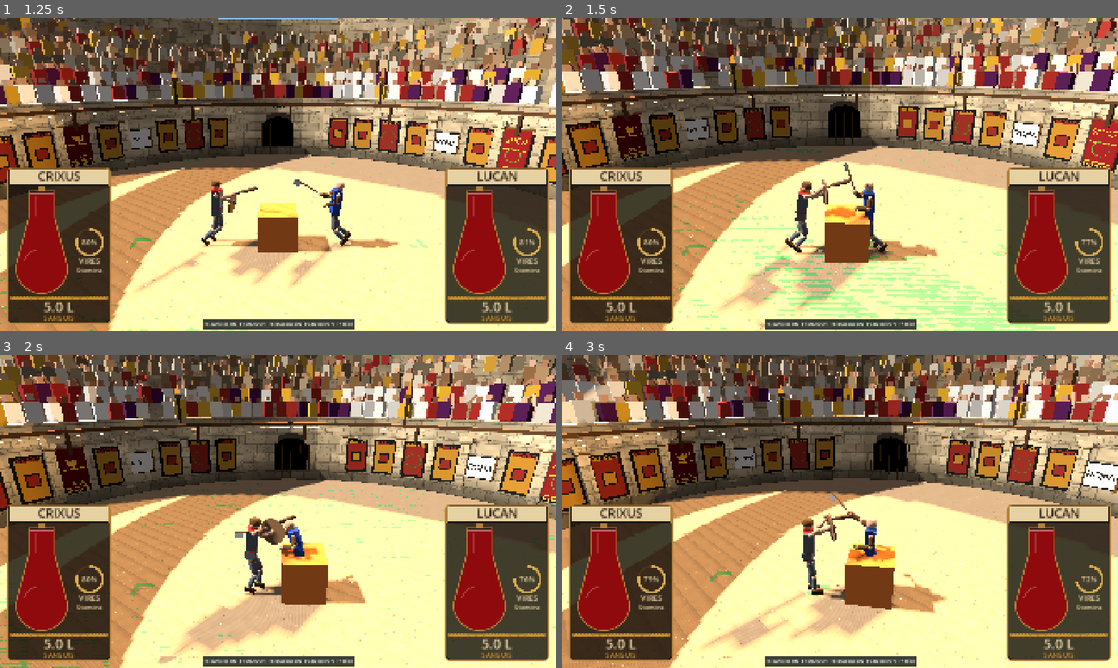
Above: before the commit, frames 1-4 (two rows, left to right).
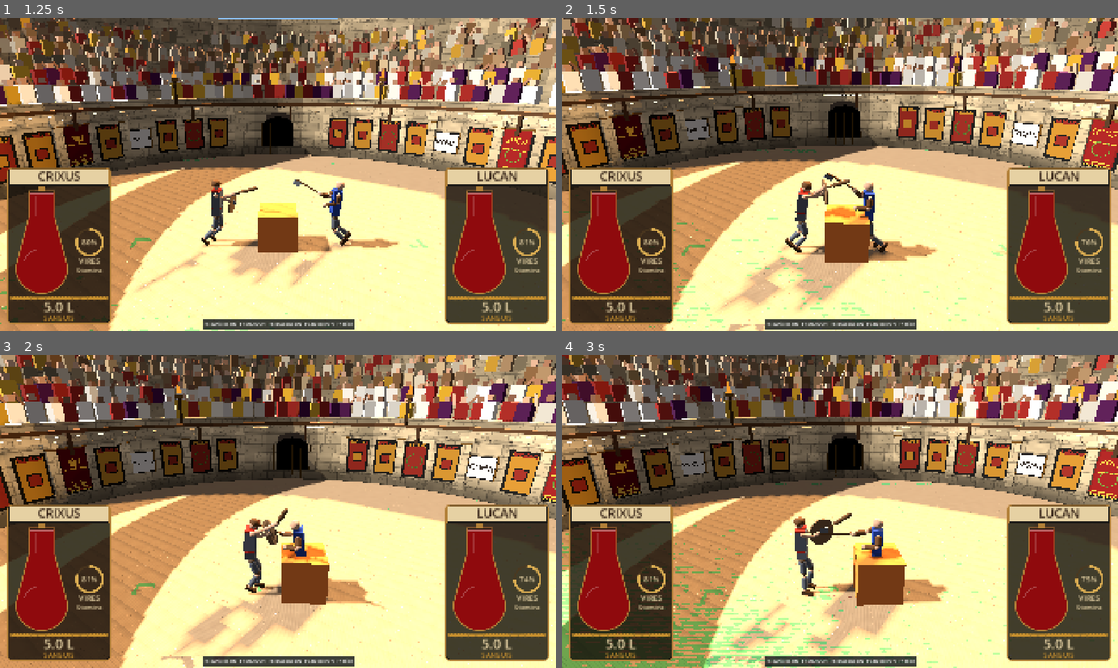
Above: after the commit, the same moments.

Repository: Proximo0/gladiator
Game: Godot game, scene res://game/main.tscn
Two runs of this game, one before a commit and one after it. Both use one fixed random seed, a clock stepped at 60 frames per second and the inputs below.
Inputs (mouse positions are in pixels of both pictures, inside the frame that each line leads up to):
- Up to frame 1 (1.25 s): move the mouse to (400, 158) at 0.52 s; hold D (move_right) from 0.53 s (still down); tap Ctrl (crouch) at 0.6 s; click (400, 158) at 0.67 s
- Up to frame 2 (1.5 s): release D (move_right) at 1.25 s; drag from (728, 190) to (812, 237) at 1.27 s
- Up to frame 3 (2 s): no input
- Up to frame 4 (3 s): move the mouse to (895, 442) at 2.02 s; hold D (move_right) 2.03-2.75 s; tap Q (half_sword) at 2.1 s; drag from (812, 574) to (673, 464) at 2.77 s

Frame 1 is identical in both runs. In frame 2, 4.2% of the frame differs, in the area x 0-100%, y 0-100%; in frame 3, 14%; in frame 4, 44%.

Commit message:
Round 2 damage: disarms from strong blows not routine parries, heavy weapons grip better, helmets come off easier
Co-Authored-By: Claude Opus 5.5 (1M context) <noreply@anthropic.com>
Claude-Session: https://claude.ai/code/session_013R8XaCuSdDMpiKfmDz2iCx

Diff:
--- a/data/armor.json
+++ b/data/armor.json
@@ -13,7 +13,7 @@
 			"pierce_resist": 0.2,
 			"blunt_resist": 0.15,
 			"durability": 60,
-			"strap": 50
+			"strap": 35
 		},
 		{
 			"id": "helm_iron",
@@ -28,7 +28,7 @@
 			"pierce_resist": 0.85,
 			"blunt_resist": 0.4,
 			"durability": 200,
-			"strap": 100
+			"strap": 70
 		},
 		{
 			"id": "cuirass_leather",
--- a/game/debug/tuning.gd
+++ b/game/debug/tuning.gd
@@ -96,6 +96,9 @@
 	["balance_inertia", 3.0, 0.5, 8.0, 0.1, "Stability", "Inertia the upright controller gains assume, kg·m²."],
 	["leg_reaction", 0.25, 0.0, 1.0, 0.05, "Stability", "Share of leg joint reaction put on the pelvis."],
 	["pd_margin", 0.5, 0.1, 1.5, 0.05, "Stability", "Damping-rate margin for explicit PD (below 2 is stable)."],
+	["dmg_disarm_weapon", 0.5, 0.1, 1.5, 0.05, "Damage", "Share of hit momentum delivered as disarm impulse when a hit lands on the held weapon."],
+	["dmg_disarm_fist", 0.6, 0.1, 1.5, 0.05, "Damage", "Extra disarm multiplier when the striker is a fist."],
+	["dmg_disarm_forearm_gain", 1.6, 0.5, 3.0, 0.1, "Damage", "Multiplier on the forearm disarm share, so a hard arm blow can disarm."],
 	["self_hit_min_speed", 6.0, 0.0, 15.0, 0.5, "Damage", "Min speed for a fighter's own weapon to hurt them, m/s."],
 	["self_hit_grace_s", 0.5, 0.0, 3.0, 0.1, "Damage", "No self hits for this long after spawn, while the weapon settles in the hand, s."],
 	["finisher_consc", 0.35, 0.0, 1.0, 0.05, "Damage", "A dazed (consciousness below this) or downed fighter can be finished at any blood level."],
@@ -207,6 +210,9 @@
 var leg_reaction: float
 var pd_margin: float
 var self_hit_min_speed: float
+var dmg_disarm_weapon: float
+var dmg_disarm_fist: float
+var dmg_disarm_forearm_gain: float
 var self_hit_grace_s: float
 var finisher_consc: float
 var hold_freq: float
--- a/game/fighter/fighter.gd
+++ b/game/fighter/fighter.gd
@@ -1165,7 +1165,7 @@
 		var held: Weapon = weapon if h == "r" else (offhand if h == "l" else null)
 		if held != null and held.holder == self:
 			var two: bool = held == weapon and (bool(held.def.get("two_handed", false)) or grip() == "half")
-			if not DamageModel.grip_holds(dis, minf(_hp("forearm_" + h), _hp("upper_arm_" + h)), health.stamina, two, _tun):
+			if not DamageModel.grip_holds(dis, minf(_hp("forearm_" + h), _hp("upper_arm_" + h)), health.stamina, two, _tun, float(held.def.get("mass", 0.0))):
 				_release(held)
 				ev["disarmed"] = true
 	if bool(ev.get("hit_on_weapon", false)):
--- a/game/logic/damage_model.gd
+++ b/game/logic/damage_model.gd
@@ -27,6 +27,9 @@
 	"dmg_dislodge_sharp": 0.3,
 	"dmg_disarm_scale": 1.0,
 	"dmg_disarm_forearm": 0.5,
+	"dmg_disarm_weapon": 0.5,
+	"dmg_disarm_fist": 0.6,
+	"dmg_disarm_forearm_gain": 1.6,
 	"dmg_grip_base": 18.0,
 	"dmg_grip_two_hands": 1.6,
 	"finisher_blood_frac": 0.6,
@@ -76,10 +79,14 @@
 	var blunt_f: float = float(wdef.get("blunt_factor", 0.0))
 	var momentum: float = mass * closing * _tv(tuning, "dmg_disarm_scale")
 	if bool(hit.get("hit_on_weapon", false)):
-		out["disarm_impulse"] = momentum * (0.3 + 0.7 * blunt_f)
+		# A routine parry is not a disarm: weapon contact delivers a share of the momentum, fists less still.
+		var wk: float = _tv(tuning, "dmg_disarm_weapon")
+		if str(wdef.get("shape", "")) == "fist":
+			wk *= _tv(tuning, "dmg_disarm_fist")
+		out["disarm_impulse"] = momentum * (0.3 + 0.7 * blunt_f) * wk
 		return out
 	if part.begins_with("forearm"):
-		out["disarm_impulse"] = momentum * _tv(tuning, "dmg_disarm_forearm") * (0.3 + 0.7 * blunt_f)
+		out["disarm_impulse"] = momentum * _tv(tuning, "dmg_disarm_forearm") * _tv(tuning, "dmg_disarm_forearm_gain") * (0.3 + 0.7 * blunt_f)
 	var pinfo: Dictionary = CombatData.part_info(part)
 	var contact: String = str(hit.get("contact", "blunt"))
 	var align: float = clampf(float(hit.get("edge_alignment", 1.0)), 0.0, 1.0)
@@ -207,10 +214,13 @@
 
 ## True when the hand keeps its weapon against a disarm impulse (N·s). Weaker with a hurt arm or low stamina,
 ## stronger with two hands on the weapon.
-static func grip_holds(disarm_impulse: float, arm_hp_frac: float, stamina: float, two_hands: bool, tuning: Tuning) -> bool:
+static func grip_holds(disarm_impulse: float, arm_hp_frac: float, stamina: float, two_hands: bool, tuning: Tuning, weapon_mass: float = 0.0) -> bool:
 	var strength: float = _tv(tuning, "dmg_grip_base")
 	strength *= 0.4 + 0.6 * clampf(arm_hp_frac, 0.0, 1.0)
 	strength *= 0.5 + 0.5 * clampf(stamina, 0.0, 1.0)
 	if two_hands:
 		strength *= _tv(tuning, "dmg_grip_two_hands")
+	# Optional: heavier weapons hold better (0 = unknown, no change; 1 kg = x1, 2 kg = x1.2, 3.5 kg = x1.5).
+	if weapon_mass > 0.0:
+		strength *= 1.0 + 0.2 * clampf(weapon_mass - 1.0, -0.5, 2.5)
 	return disarm_impulse <= strength
--- a/tests/unit/test_damage_model.gd
+++ b/tests/unit/test_damage_model.gd
@@ -212,18 +212,32 @@
 	assert_false(bool(r["sever"]))
 	assert_false(bool(r["dislodge"]))
 	assert_eq(r["armor_wear"], {})
-	assert_true(float(r["disarm_impulse"]) > 5.0)
+	assert_true(float(r["disarm_impulse"]) > 2.0)
 	h["rel_vel"] = Vector3(0, 0, -2.0)
 	assert_near(float(_r(h)["disarm_impulse"]), 0.0)
 
 
-func test_forearm_hit_has_smaller_disarm_impulse() -> void:
+func test_forearm_hit_disarms_more_than_a_parry() -> void:
 	var h: Dictionary = _hit("forearm_r", "bat", "blunt", 15.0, 1.0)
 	var arm: float = float(_r(h)["disarm_impulse"])
 	h["hit_on_weapon"] = true
 	var wpn: float = float(_r(h)["disarm_impulse"])
-	assert_true(arm > 0.0 and arm < wpn)
+	assert_true(wpn > 0.0 and arm > wpn)
 	assert_near(float(_r(_hit("torso", "bat", "blunt", 15.0, 1.0))["disarm_impulse"]), 0.0)
+
+
+func test_fist_on_weapon_disarms_less_than_club() -> void:
+	var f: Dictionary = _hit("forearm_r", "fists", "blunt", 10.0, 1.0)
+	f["hit_on_weapon"] = true
+	var c: Dictionary = _hit("forearm_r", "club", "blunt", 10.0, 1.0)
+	c["hit_on_weapon"] = true
+	assert_true(float(_r(f)["disarm_impulse"]) < float(_r(c)["disarm_impulse"]))
+
+
+func test_heavy_weapon_grip_holds_better() -> void:
+	var t: Tuning = Tuning.new()
+	assert_false(DamageModel.grip_holds(20.0, 1.0, 1.0, false, t, 1.0))
+	assert_true(DamageModel.grip_holds(20.0, 1.0, 1.0, false, t, 3.5))
 
 
 func test_grip_holds() -> void:
